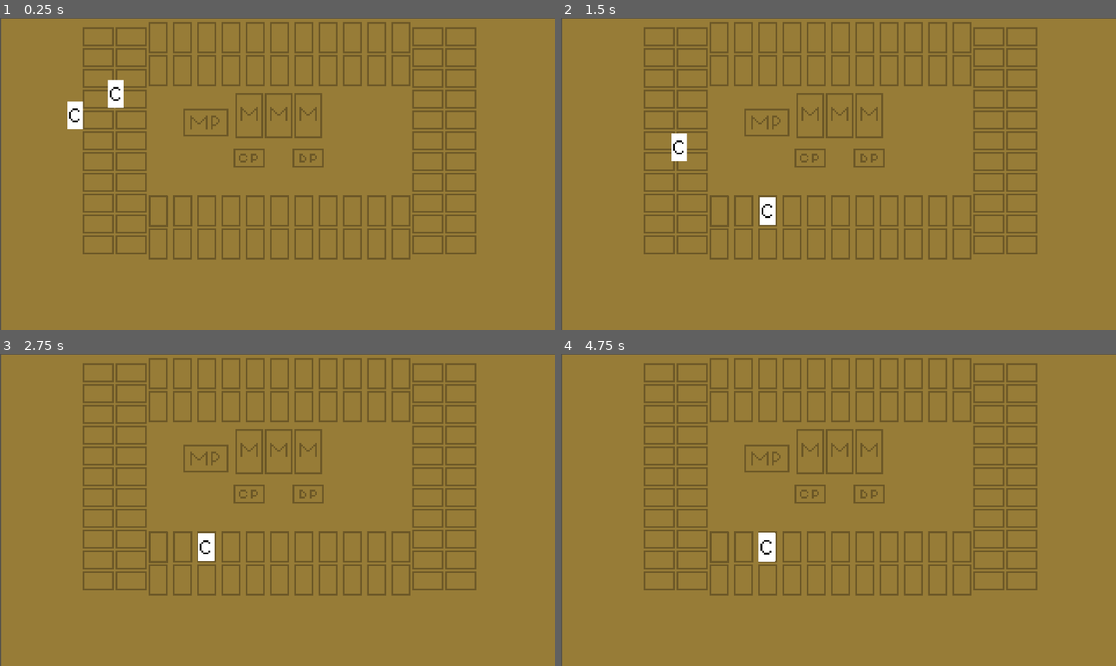
Above: before the commit, frames 1-4 (two rows, left to right).
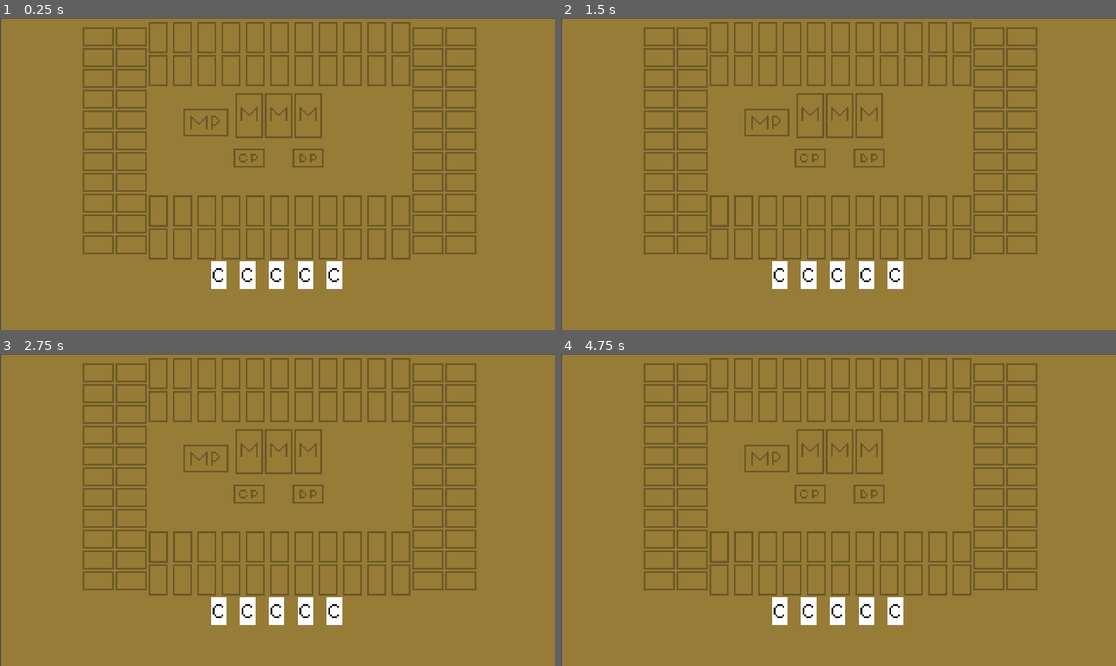
Above: after the commit, the same moments.

Repository: AlexBaam/Bachelors_Degree_HereToSlay
Game: Godot game, scene res://Scenes/Main.tscn
Two runs of this game, one before a commit and one after it. Both use one fixed random seed, a clock stepped at 60 frames per second and the inputs below.
Inputs (mouse positions are in pixels of both pictures, inside the frame that each line leads up to):
- Up to frame 1 (0.25 s): no input
- Up to frame 2 (1.5 s): tap Enter at 0.5 s; drag from (677, 92) to (766, 211) at 0.52 s; drag from (638, 114) to (766, 211) at 1.27 s
- Up to frame 3 (2.75 s): move the mouse to (333, 441) at 2.02 s; click (333, 441) at 2.17 s
- Up to frame 4 (4.75 s): tap Space at 2.75, 4.25 s; drag from (810, 572) to (672, 463) at 2.77 s; tap Enter at 3.5 s; move the mouse to (1005, 556) at 3.52 s; click (1005, 556) at 3.67 s; drag from (672, 463) to (766, 547) at 4.27 s

The runs differ from the first frame. In frame 1, 1.8% of the frame differs, in the area x 12-62%, y 19-87%; in frame 2, 1.8%; in frame 3, 1.5%; in frame 4, 1.5%.

Commit message:
Player hand and simple animations
Added a zone for the player hand where the initial cards from the card manager will be added at the start of the game and some code animations so the cards always stay centered

Diff:
--- a/Scenes/Card.tscn
+++ b/Scenes/Card.tscn
@@ -4,7 +4,7 @@
 [ext_resource type="Texture2D" uid="uid://dfe5h7w55jkp0" path="res://Textures/Card.png" id="1_pnb5n"]
 
 [sub_resource type="RectangleShape2D" id="RectangleShape2D_3p273"]
-size = Vector2(54, 97)
+size = Vector2(54, 96)
 
 [node name="Card" type="Node2D" unique_id=1524001771]
 script = ExtResource("1_3p273")
@@ -15,7 +15,6 @@
 [node name="Area2D" type="Area2D" parent="." unique_id=1025349870]
 
 [node name="CollisionShape2D" type="CollisionShape2D" parent="Area2D" unique_id=1456164049]
-position = Vector2(0, 0.5)
 shape = SubResource("RectangleShape2D_3p273")
 
 [connection signal="mouse_entered" from="Area2D" to="." method="_on_area_2d_mouse_entered"]
--- a/Scenes/Main.tscn
+++ b/Scenes/Main.tscn
@@ -1,21 +1,15 @@
 [gd_scene format=3 uid="uid://bmvsemixpl63l"]
 
 [ext_resource type="Script" uid="uid://co701idtmni5j" path="res://Scripts/card_manager.gd" id="1_idj7w"]
-[ext_resource type="PackedScene" uid="uid://dnch7iy0wcifv" path="res://Scenes/Card.tscn" id="1_r150o"]
 [ext_resource type="PackedScene" uid="uid://6lgx3sg0cb5l" path="res://Scenes/Slot.tscn" id="3_kln2b"]
 [ext_resource type="Texture2D" uid="uid://b3vmnk4feq8qn" path="res://Textures/background.png" id="4_rgh2o"]
+[ext_resource type="Script" uid="uid://bypqiw2yqwxyj" path="res://Scripts/player_hand.gd" id="5_pbw6q"]
 
 [node name="Main" type="Node2D" unique_id=2113043468]
 position = Vector2(-3, 0)
 
 [node name="CardManager" type="Node2D" parent="." unique_id=1097512592]
 script = ExtResource("1_idj7w")
-
-[node name="Card" parent="CardManager" unique_id=1524001771 instance=ExtResource("1_r150o")]
-position = Vector2(404, 263)
-
-[node name="Card2" parent="CardManager" unique_id=698816937 instance=ExtResource("1_r150o")]
-position = Vector2(263, 337)
 
 [node name="Slot3" parent="." unique_id=1269968676 instance=ExtResource("3_kln2b")]
 position = Vector2(718, 668)
@@ -31,3 +25,6 @@
 position = Vector2(967, 542)
 texture = ExtResource("4_rgh2o")
 metadata/_edit_lock_ = true
+
+[node name="PlayerHand" type="Node2D" parent="." unique_id=406687866]
+script = ExtResource("5_pbw6q")
--- a/Scenes/Slot.tscn
+++ b/Scenes/Slot.tscn
@@ -4,7 +4,7 @@
 [ext_resource type="Texture2D" uid="uid://scalydaq17nx" path="res://Textures/CardSlotVertical.png" id="1_luhj6"]
 
 [sub_resource type="RectangleShape2D" id="RectangleShape2D_12ej0"]
-size = Vector2(68, 109)
+size = Vector2(66, 108)
 
 [node name="Slot" type="Node2D" unique_id=1269968676]
 script = ExtResource("1_4h18v")
@@ -17,5 +17,4 @@
 collision_mask = 2
 
 [node name="CollisionShape2D" type="CollisionShape2D" parent="Area2D" unique_id=1355243781]
-position = Vector2(-1, -0.5)
 shape = SubResource("RectangleShape2D_12ej0")
--- a/Scripts/card.gd
+++ b/Scripts/card.gd
@@ -2,21 +2,22 @@
 
 signal hovered
 signal hovered_off
+
+var in_hand_position
 
 # Called when the node enters the scene tree for the first time.
 func _ready() -> void:
 	#All the cards must be a child of a card manager or this will break
 	get_parent().connect_card_signals(self)
 
-
 # Called every frame. 'delta' is the elapsed time since the previous frame.
 func _process(delta: float) -> void:
 	pass
 
-
+# We emit a signal when we hover over the card (this will help us animate the size increse)
 func _on_area_2d_mouse_entered() -> void:
 	emit_signal("hovered", self)
 
-
+# We emit a signal when we hover off the card (this will help us animate the size decrease)
 func _on_area_2d_mouse_exited() -> void:
 	emit_signal("hovered_off", self)
--- a/Scripts/card_manager.gd
+++ b/Scripts/card_manager.gd
@@ -6,10 +6,12 @@
 var card_dragged
 var screen_size
 var is_hovering_on_card
+var player_hand_reference
 
 # Called when the node enters the scene tree for the first time.
 func _ready() -> void:
 	screen_size = get_viewport_rect().size
+	player_hand_reference = $"../PlayerHand"
 
 # Called every frame. 'delta' is the elapsed time since the previous frame.
 func _process(delta: float) -> void:
@@ -92,9 +94,12 @@
 	var card_slot_found = raycast_check_for_card_slot()
 	if card_slot_found and not card_slot_found.card_in_slot:
 		#Card dropped over the slot and the slot is empty
+		player_hand_reference.remove_card_from_hand(card_dragged)
 		card_dragged.position = card_slot_found.position
 		card_dragged.get_node("Area2D/CollisionShape2D").disabled = true
 		card_slot_found.card_in_slot = true
+	else:
+		player_hand_reference.add_card_to_hand(card_dragged)
 	card_dragged = null
 
 func highlight_card(card, hovered):
--- /dev/null
+++ b/Scripts/player_hand.gd
@@ -0,0 +1,51 @@
+extends Node2D
+
+const HAND_COUNT = 5
+const CARD_SCENE_PATH = "res://Scenes/Card.tscn"
+const CARD_WIDTH = 100
+const HARDCODED_Y_POSITION = 890
+
+@onready var card_manager: Node2D = $"../CardManager"
+var player_hand = []
+var center_screen_x
+
+# Called when the node enters the scene tree for the first time.
+func _ready() -> void:
+	center_screen_x = get_viewport().size.x / 2
+
+	var card_scene = preload(CARD_SCENE_PATH)
+
+	for i in range(HAND_COUNT):
+		var new_card = card_scene.instantiate()
+		card_manager.add_child(new_card)
+		new_card.name = "Card"
+		add_card_to_hand(new_card)
+
+func add_card_to_hand(card):
+	if card not in player_hand:
+		player_hand.insert(0, card)
+		update_hand_positions()
+	else:
+		animate_card_to_position(card, card.in_hand_position)
+
+func update_hand_positions():
+	for i in range(player_hand.size()):
+		# Setting the position of cards in the hand for adding and removing cards
+		var new_position = Vector2(calculate_card_position(i),HARDCODED_Y_POSITION)
+		var card = player_hand[i]
+		card.in_hand_position = new_position
+		animate_card_to_position(card, new_position)
+
+func calculate_card_position(index: int):
+	var x_offset = (player_hand.size() - 1) * CARD_WIDTH
+	var x_position = center_screen_x + index * CARD_WIDTH - x_offset / 2
+	return x_position
+
+func animate_card_to_position(card, new_position):
+	var tween = get_tree().create_tween()
+	tween.tween_property(card, "position", new_position, 0.1)
+
+func remove_card_from_hand(card_to_remove):
+	if card_to_remove in player_hand:
+		player_hand.erase(card_to_remove)
+		update_hand_positions()
Not shown, added: Scripts/player_hand.gd.uid
